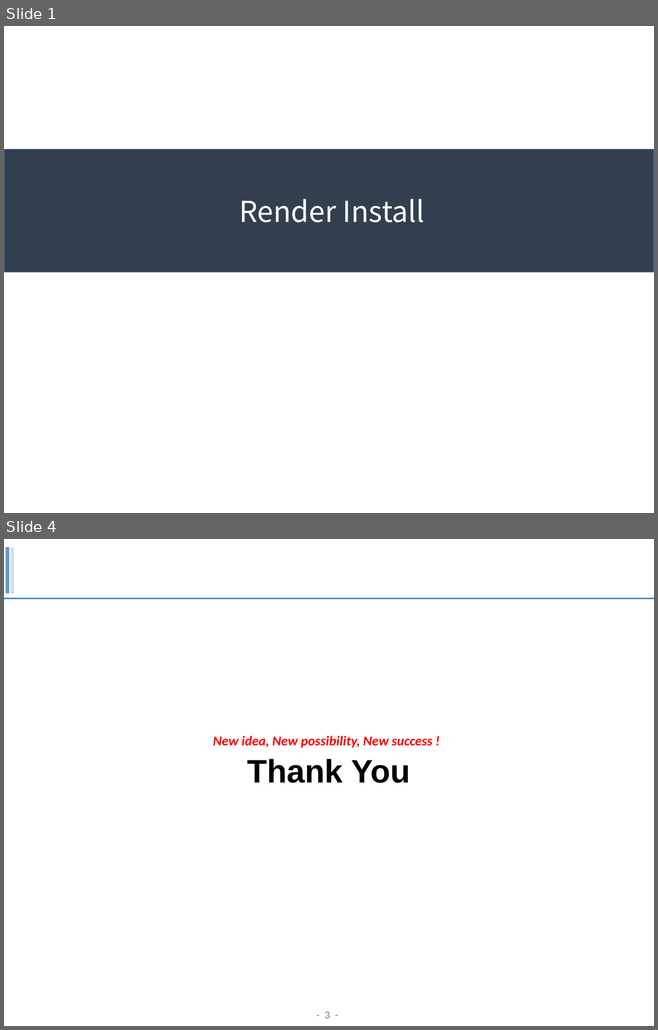
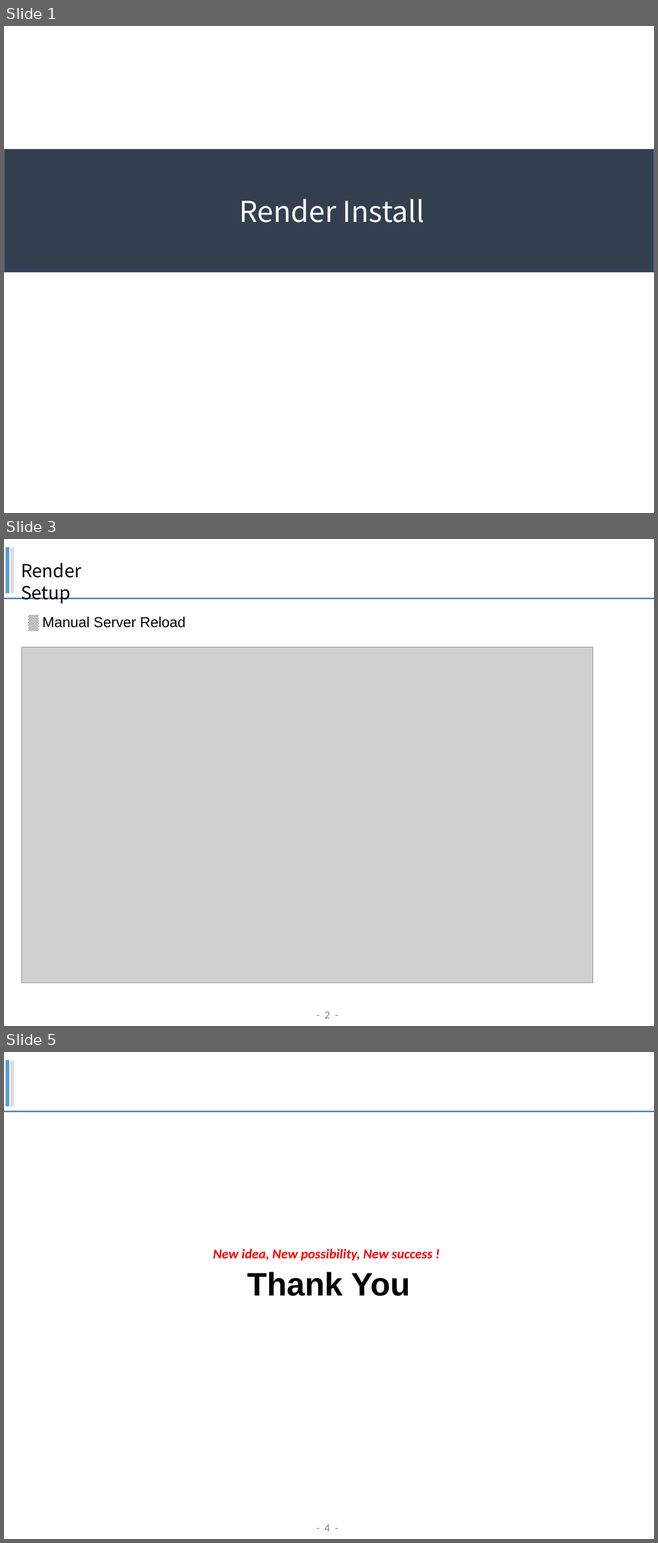
Before and after one commit to taekmu/medals, a slide deck: contents/Render.pptx. Shown one above the other, each under a label of ours: slides 1 and 4 before the commit, slides 1, 3 and 5 after it; the slides between them are not shown. The pictures are 658x1030 and 658x1543 pixels, drawn with LibreOffice and Linux fonts; fonts in the diff are those of the drawing; grey boxes stand for pictures; background and template pictures are left out. Boxes give left, top, right and bottom in pixels: in the first picture for what was removed or moved away, otherwise in the second. Text is boxed around its words. In the diff, an @@ line names an element or a change of style, - is before the commit and + after.

```diff
--- a/contents/Render.pptx
+++ b/contents/Render.pptx
@@ slide 3 added at <box>4,539,654,1026</box>, background #FFFFFF; not listed: 4 template elements that a slide beside it also shows @@
@@ text added at <box>21,563,81,603</box>, 20 pt, text #000000 @@
+Render Setup
@@ text added at <box>42,617,186,628</box>, 16 pt, text #000000 @@
+▒ Manual Server Reload
@@ picture added at <box>21,647,593,983</box> @@
@@ what was slide 4 is now slide 5 @@
@@ page number at <box>324,1525,329,1532</box>: text changed @@
-- 3 -
+- 4 -
```
Also in this commit, not shown: 2 other slides added, 2 slides removed, 3 other files.
